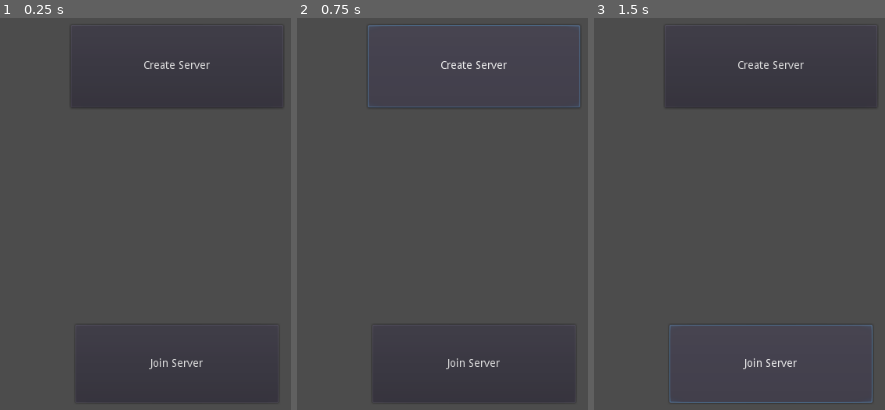
Above: before the commit, frames 1-3 (left to right).
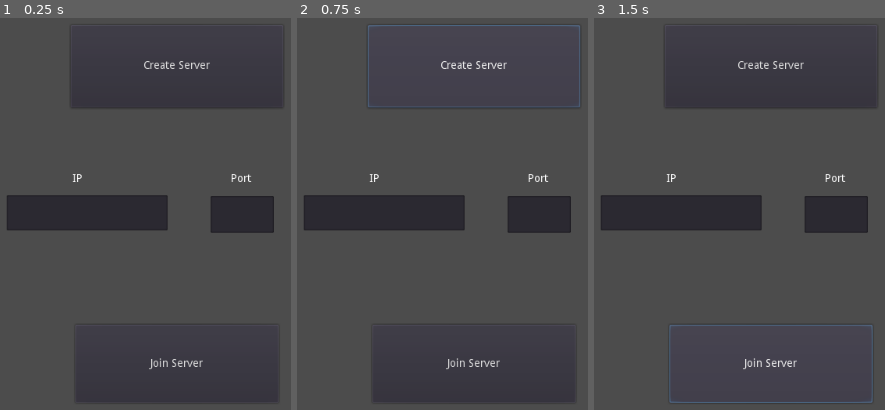
Above: after the commit, the same moments.

Repository: smallwoj/drincc-wizards
Game: Godot game, scene res://StartMenu.tscn
Two runs of this game, one before a commit and one after it. Both use one fixed random seed, a clock stepped at 60 frames per second and the inputs below.
Inputs:
- Up to frame 1 (0.25 s): no input
- Up to frame 2 (0.75 s): click "Create Server" at 0.5 s
- Up to frame 3 (1.5 s): click "Join Server" at 1.25 s

The runs differ from the first frame. In frame 1, 7.1% of the frame differs, in the area x 2-95%, y 39-55%; in frame 2, 7.1%; in frame 3, 7.1%.

Commit message:
Allow setting the ip and port

Diff:
--- a/Drincc Wizards/StartMenu.gd
+++ b/Drincc Wizards/StartMenu.gd
@@ -13,14 +13,14 @@
 
 func _on_CreateServerButton_pressed():
 	var net = NetworkedMultiplayerENet.new()
-	net.create_server(7777, 4)
+	net.create_server(int($Port.text), 4)
 	get_tree().set_network_peer(net)
 	print("hosting")
 
 
 func _on_JoinServerButton_pressed():
 	var net = NetworkedMultiplayerENet.new()
-	net.create_client("127.0.0.1", 7777)
+	net.create_client($IP.text, int($Port.text))
 	get_tree().set_network_peer(net)
 
 
--- a/Drincc Wizards/StartMenu.tscn
+++ b/Drincc Wizards/StartMenu.tscn
@@ -36,5 +36,65 @@
 "_edit_use_anchors_": false
 }
 
+[node name="IP" type="TextEdit" parent="."]
+anchor_left = 0.5
+anchor_top = 0.5
+anchor_right = 0.5
+anchor_bottom = 0.5
+margin_left = -217.653
+margin_top = -23.7599
+margin_right = -11.6528
+margin_bottom = 21.2401
+rect_pivot_offset = Vector2( -789.684, 22.5 )
+__meta__ = {
+"_edit_use_anchors_": false
+}
+
+[node name="Port" type="TextEdit" parent="."]
+anchor_left = 0.5
+anchor_top = 0.5
+anchor_right = 0.5
+anchor_bottom = 0.5
+margin_left = 42.6548
+margin_top = -23.5
+margin_right = 123.655
+margin_bottom = 23.5
+rect_pivot_offset = Vector2( -789.684, 22.5 )
+__meta__ = {
+"_edit_use_anchors_": false
+}
+
+[node name="Label" type="Label" parent="."]
+anchor_left = 0.5
+anchor_top = 0.5
+anchor_right = 0.5
+anchor_bottom = 0.5
+margin_left = -168.252
+margin_top = -61.3571
+margin_right = -86.252
+margin_bottom = -29.3571
+text = "IP"
+align = 1
+valign = 1
+__meta__ = {
+"_edit_use_anchors_": false
+}
+
+[node name="Label2" type="Label" parent="."]
+anchor_left = 0.5
+anchor_top = 0.5
+anchor_right = 0.5
+anchor_bottom = 0.5
+margin_left = 42.8948
+margin_top = -61.3572
+margin_right = 120.895
+margin_bottom = -29.3572
+text = "Port"
+align = 1
+valign = 1
+__meta__ = {
+"_edit_use_anchors_": false
+}
+
 [connection signal="pressed" from="CreateServerButton" to="." method="_on_CreateServerButton_pressed"]
 [connection signal="pressed" from="JoinServerButton" to="." method="_on_JoinServerButton_pressed"]
